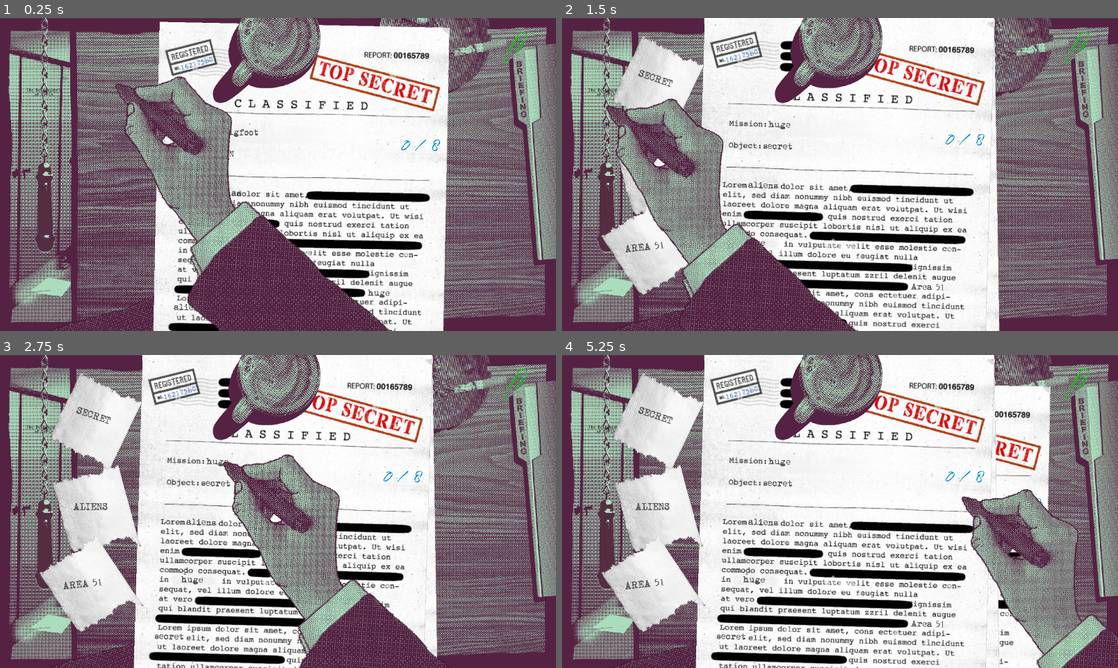
Above: before the commit, frames 1-4 (two rows, left to right).
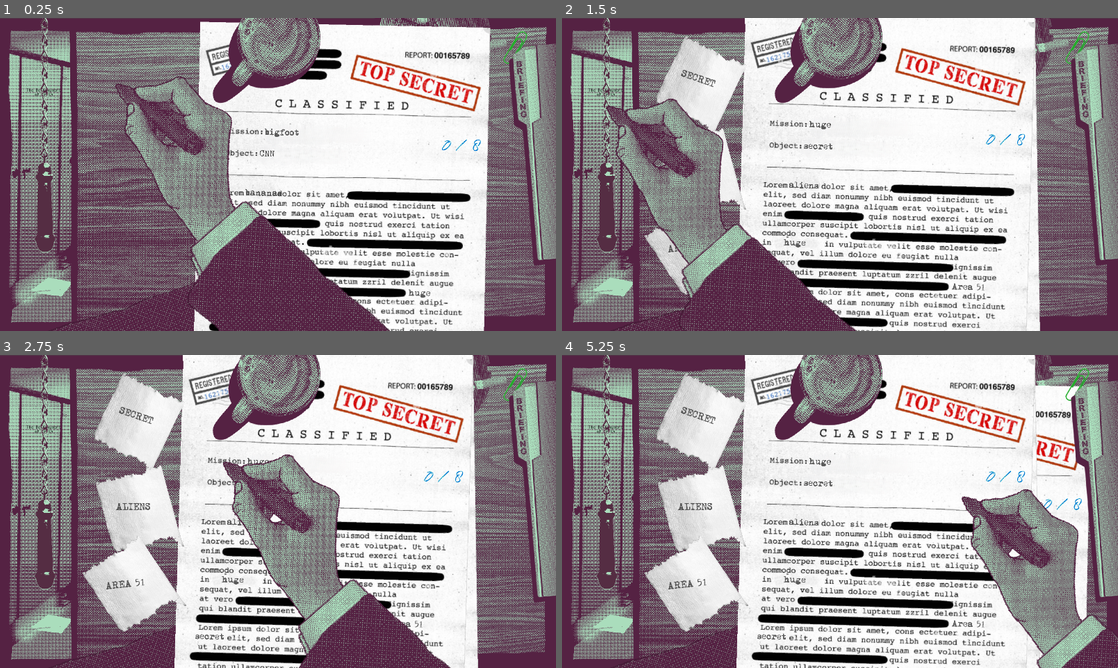
Above: after the commit, the same moments.

Repository: dx0ne/komiksjam2026
Game: Godot game, scene res://game.tscn
The game is run twice, just before and just after one commit, with the same random seed, the same clock (stepped at 60 frames per second) and the same inputs.
Inputs (mouse positions are in pixels of both pictures, inside the frame that each line leads up to):
- Up to frame 1 (0.25 s): no input
- Up to frame 2 (1.5 s): click (784, 124) at 0.52 s; click (606, 105) at 1.25 s
- Up to frame 3 (2.75 s): click (222, 461) at 2.02 s
- Up to frame 4 (5.25 s): click (606, 442) at 2.75 s; click (784, 461) at 3.52 s; click (606, 442) at 4.25 s; tap Enter at 5 s; move the mouse to (962, 495) at 5.02 s; hold Space (next_document) from 5.03 s (still down); click (962, 495) at 5.17 s

The runs differ from the first frame. In frame 1, 20% of the frame differs, in the area x 27-89%, y 1-100%; in frame 2, 27%; in frame 3, 30%; in frame 4, 31%, in the area x 7-95%, y 0-100%.
Error in both runs: Out of bounds set index '-1' (on base: 'PackedColorArray') (res://lines.gd:34)

Commit message:
game wteaks around move on desk

Diff:
--- a/potty-secret/game.gd
+++ b/potty-secret/game.gd
@@ -135,13 +135,13 @@
 	var trans_time:float = 0.2;
 
 	#tween.set_parallel(true)
-	tween.tween_property(%gimme_toilet_btn, "position", offset_pos, trans_time)\
+	tween.tween_property(%toilet_handle, "position", offset_pos, trans_time)\
 		.set_trans(Tween.TRANS_SINE).set_ease(Tween.EASE_OUT)
 	#tween.tween_property(paper_node, "scale", Vector2(1.1, 1.1), 0.3)
 
 	#tween.set_parallel(false)
 
-	tween.tween_property(%gimme_toilet_btn, "position", original_pos, trans_time)\
+	tween.tween_property(%toilet_handle, "position", original_pos, trans_time)\
 		.set_trans(Tween.TRANS_SINE).set_ease(Tween.EASE_IN)
 	tween.tween_callback(new_tolilet_msgs);
 	pass
--- a/potty-secret/game.tscn
+++ b/potty-secret/game.tscn
@@ -34,7 +34,7 @@
 
 [node name="papers_container" type="Node2D" parent="." unique_id=2081387175]
 unique_name_in_owner = true
-position = Vector2(514, 0)
+position = Vector2(654, 0)
 
 [node name="paper_node2d" parent="papers_container" unique_id=1504223162 instance=ExtResource("1_80nbo")]
 visible = false
@@ -51,7 +51,10 @@
 position = Vector2(1798.7954, 213.66669)
 rotation = -0.41111943
 
-[node name="gimme_toilet_btn" type="TextureButton" parent="." unique_id=1318594853]
+[node name="toilet_handle" type="Node2D" parent="." unique_id=866905755]
+unique_name_in_owner = true
+
+[node name="gimme_toilet_btn" type="TextureButton" parent="toilet_handle" unique_id=1318594853]
 unique_name_in_owner = true
 offset_left = 120.0
 offset_top = -208.0
@@ -61,7 +64,7 @@
 
 [node name="toilet_msgs_container" type="Node2D" parent="." unique_id=1395577949]
 unique_name_in_owner = true
-position = Vector2(277, 0)
+position = Vector2(425, 0)
 
 [node name="marker_Node2D" parent="." unique_id=1371813690 instance=ExtResource("5_7jktm")]
 position = Vector2(-23, 9)
@@ -80,4 +83,4 @@
 
 [connection signal="draw" from="." to="." method="_on_draw"]
 [connection signal="ready" from="." to="." method="_on_ready"]
-[connection signal="gui_input" from="gimme_toilet_btn" to="." method="_on_gimme_toilet_btn_gui_input"]
+[connection signal="gui_input" from="toilet_handle/gimme_toilet_btn" to="." method="_on_gimme_toilet_btn_gui_input"]
